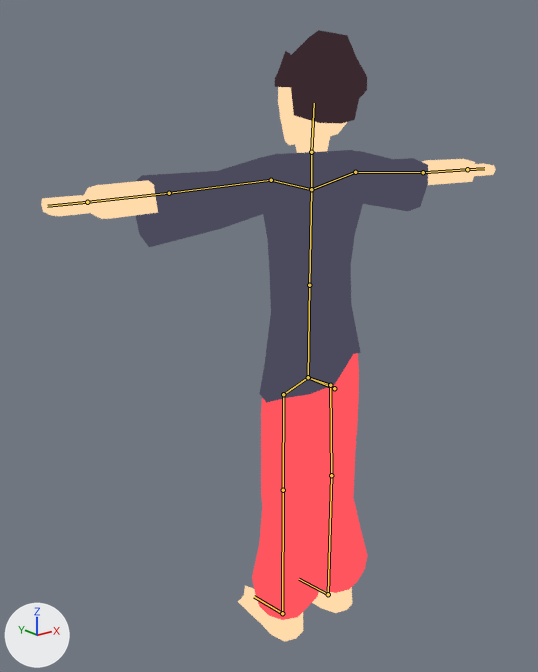
The Blender file res/models/character.blend, before and after one commit.
One viewpoint serves both versions: a camera (50 mm lens) standing at (-4.94, -5.51, 5.68) and looking at (0.03, 0.71, 3.19). The axes (+X, +Y, +Z) are drawn at lower left. The lights are the same throughout. The bones that bend it are drawn over the model as lines.

The first picture shows 'body', 'hair', 'pantz', 'shirt'.
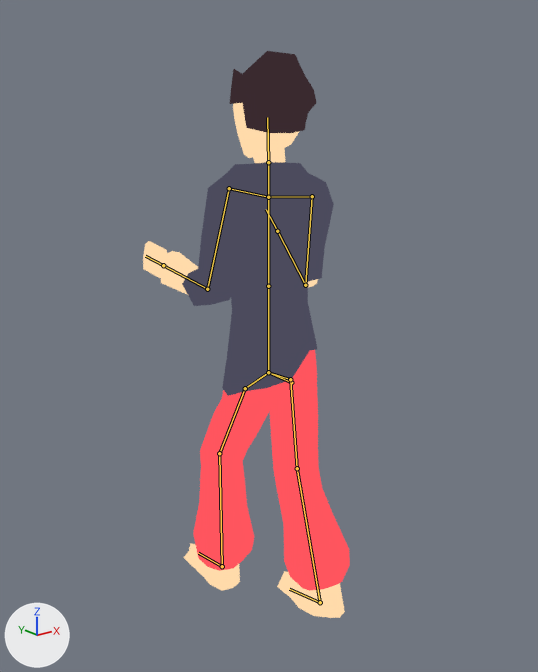
The newer file adds an action. The first version stands in its rest pose; the second is drawn at frame 0 of the action 'hurt'.

Changed parts and their boxes [x1, y1, x2, y2] in the pictures (538 x 672 px):
'shirt', posed (48% narrower, 7% shorter): before [135, 150, 428, 403]; after [182, 162, 334, 396]
'pantz', posed (36% wider, 10% shorter): before [252, 353, 367, 620]; after [193, 350, 350, 591]
'body', posed (55% narrower, 7% shorter): before [41, 87, 496, 642]; after [143, 103, 345, 618]
'hair', posed (6% narrower, 13% shorter): before [275, 30, 367, 124]; after [230, 51, 316, 133]
bone 'Bone.003', root to tip: before (334, 388) to (308, 377); after (291, 382) to (268, 372)
bone 'Bone.003.R', root to tip: before (271, 180) to (169, 193); after (229, 188) to (207, 289)
bone 'Bone.004.R', root to tip: before (169, 193) to (87, 202); after (207, 289) to (163, 265)
bone 'Bone.011', root to tip: before (311, 152) to (314, 103); after (268, 162) to (267, 117)
bone 'Bone.002.L', root to tip: before (311, 189) to (355, 172); after (268, 197) to (312, 196)
bone 'Bone.003.L', root to tip: before (355, 172) to (423, 172); after (312, 196) to (305, 285)
bone 'Bone.004.L', root to tip: before (423, 172) to (467, 169); after (305, 285) to (277, 231)
bone 'Bone.007.R', root to tip: before (283, 394) to (283, 490); after (245, 388) to (219, 453)
bone 'Bone.008.R', root to tip: before (283, 490) to (282, 613); after (219, 453) to (222, 566)
bone 'Bone.007.L', root to tip: before (330, 385) to (331, 475); after (290, 379) to (297, 468)
bone 'Bone.008.L', root to tip: before (331, 475) to (328, 594); after (297, 468) to (320, 602)
bone 'Bone.009.L', root to tip: before (328, 594) to (299, 579); after (320, 602) to (289, 589)

The change in detail:
Bone 'Bone.003' (bone_bone_003) moves from (0.0, 0.0, 0.0) to (0.0, 0.67, -0.14).
Bone 'Bone.003.R' (bone_bone_003_r) turns from (0, 0, 0) to (-7, -7, 82) degrees about its own x, y and z.
Bone 'Bone.004.R' (bone_bone_004_r) turns from (0, 0, 0) to (-88, 0, 14) degrees about its own x, y and z.
Bone 'Bone.011' (bone_bone_011) turns from (0, 0, 0) to (-5, -2, 0) degrees about its own x, y and z.
Bone 'Bone.002.L' (bone_bone_002_l) turns from (0, 0, 0) to (2, -1, -17) degrees about its own x, y and z.
Bone 'Bone.003.L' (bone_bone_003_l) turns from (0, 0, 0) to (-4, -3, -64) degrees about its own x, y and z.
Bone 'Bone.004.L' (bone_bone_004_l) turns from (0, 0, 0) to (-125, 6, -5) degrees about its own x, y and z.
Bone 'Bone.007.R' (bone_bone_007_r) turns from (0, 0, 0) to (9, 2, -27) degrees about its own x, y and z.
Bone 'Bone.008.R' (bone_bone_008_r) turns from (0, 0, 0) to (-9, 2, 26) degrees about its own x, y and z.
Bone 'Bone.007.L' (bone_bone_007_l) turns from (0, 0, 0) to (-3, -1, -5) degrees about its own x, y and z.
Bone 'Bone.008.L' (bone_bone_008_l) turns from (0, 0, 0) to (-10, -2, -15) degrees about its own x, y and z.
Bone 'Bone.009.L' (bone_bone_009_l) turns from (0, 0, 0) to (5, -2, 20) degrees about its own x, y and z.
